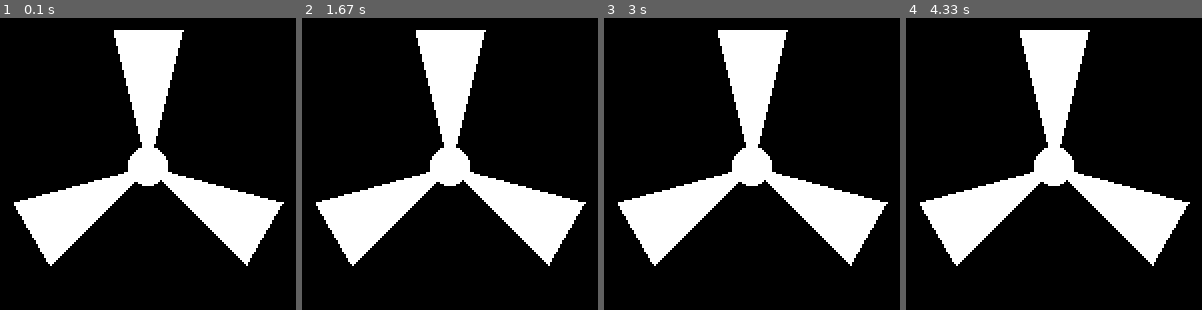
Above: before the commit, frames 1-4 (left to right).
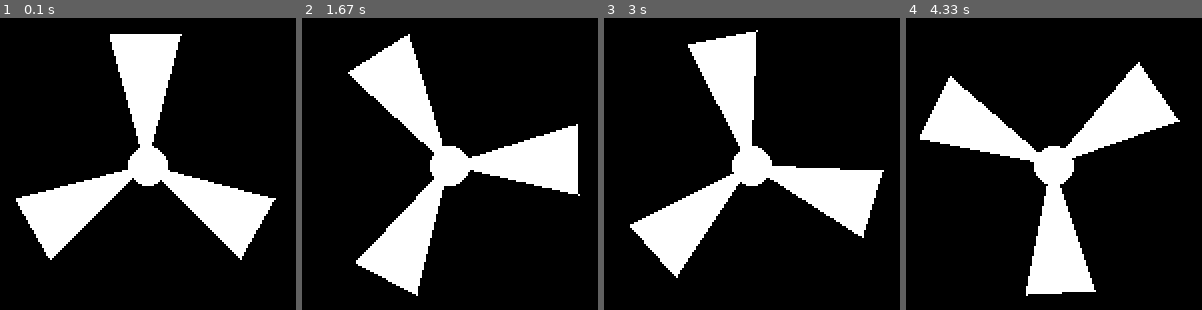
Above: after the commit, the same moments.

Repository: MartsinovichDanya/PyGame
Game: pygame game, started from ventilator.py
Same seed, same stepped clock (60 frames per second), same inputs: the game is played once before the commit and once after it.
Inputs (mouse positions are in pixels of both pictures, inside the frame that each line leads up to):
- Up to frame 1 (0.1 s): no input
- Up to frame 2 (1.67 s): right-click (450, 190) at 0.38 s; click (352, 166) at 0.72 s; click (322, 257) at 1.05 s; click (497, 199) at 1.38 s
- Up to frame 3 (3 s): click (606, 152) at 1.72 s; click (749, 213) at 2.05 s; click (852, 228) at 2.38 s; click (855, 128) at 2.72 s
- Up to frame 4 (4.33 s): click (1178, 155) at 3.05 s; click (1136, 93) at 3.38 s; click (929, 29) at 3.72 s; click (959, 234) at 4.05 s

The runs differ from the first frame. In frame 1, 3.2% of the frame differs, in the area x 4-96%, y 4-85%; in frame 2, 32%; in frame 3, 14%; in frame 4, 33%, in the area x 4-96%, y 4-96%.

Commit message:
ventilator

Diff:
--- a/ventilator.py
+++ b/ventilator.py
@@ -2,42 +2,41 @@
 import math
 
 
-class Blade:
-    def __init__(self, p1, p2, p3):
-        self.p1 = p1
-        self.p2 = p2
-        self.p3 = p3
-
-    def draw(self):
-        pygame.draw.polygon(screen, pygame.Color('white'), [self.p1, self.p2, self.p3])
-
-    def turn(self, angle):
-        x2 = self.p1[0] + int(70 * math.cos(math.radians(angle)))
-        y2 = self.p1[1] + int(70 * math.sin(math.radians(angle)))
-        return x2, y2
+def turn(alpha, step, s):
+    radius = 67
+    centre = 100
+    shag_v_rad = math.pi / 12
+    pygame.draw.polygon(s, pygame.Color('white'),
+                        [(centre, centre),
+                         (int(centre + radius * math.sin(alpha + shag_v_rad * step)),
+                          int(centre + radius * math.cos(alpha + shag_v_rad * step))),
+                         (int(centre + radius * math.sin(alpha + shag_v_rad * (step + 2))),
+                          int(centre + radius * math.cos(alpha + shag_v_rad * (step + 2))))])
 
 
 pygame.init()
 size = width, height = 201, 201
 screen = pygame.display.set_mode(size)
-pygame.draw.circle(screen, pygame.Color('white'), (101, 101), 10)
-blade1 = Blade((101, 101), (118, 33), (84, 33))
-blade1.draw()
-blade2 = Blade((101, 101), blade1.turn(15), blade1.turn(45))
-blade2.draw()
-blade3 = Blade((101, 101), blade1.turn(135), blade1.turn(165))
-blade3.draw()
-pygame.display.flip()
 clock = pygame.time.Clock()
 running = True
+v = 0
+alpha = 0
 while running:
     tick = clock.tick(30)
+    screen.fill((0, 0, 0))
+    pygame.draw.circle(screen, pygame.Color('white'), (101, 101), 10)
     for event in pygame.event.get():
         if event.type == pygame.QUIT:
             running = False
         if event.type == pygame.MOUSEBUTTONDOWN:
             if event.button == 1:
-                pass
-    # screen.fill((0, 0, 0))
-
+                v += math.pi / 90
+            elif event.button == 3:
+                v -= math.pi / 90
+    alpha += v
+    if alpha > 6.3:
+        alpha = 0
+    turn(alpha, 3, screen)
+    turn(alpha, 11, screen)
+    turn(alpha, 19, screen)
     pygame.display.flip()
